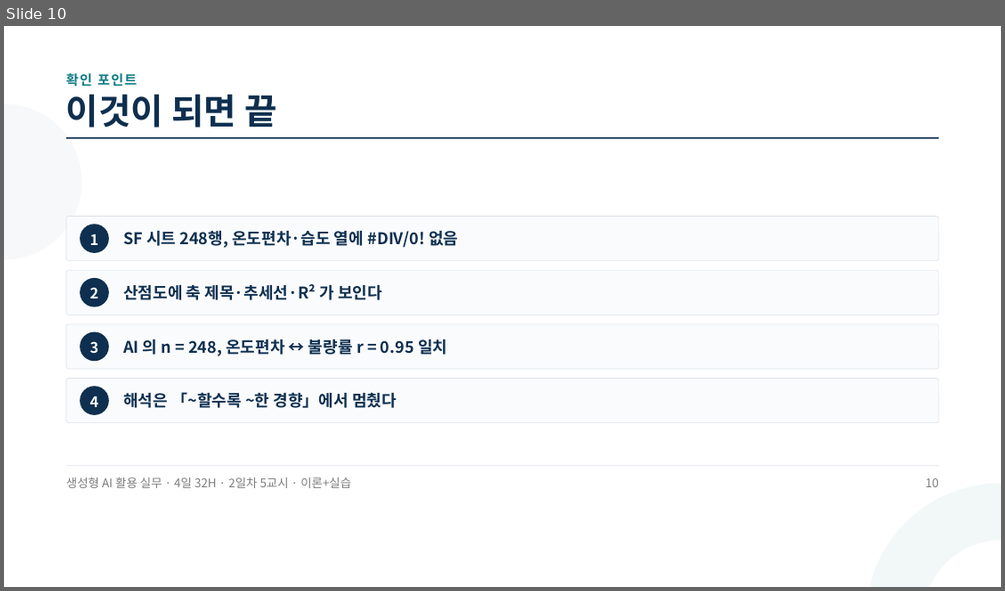
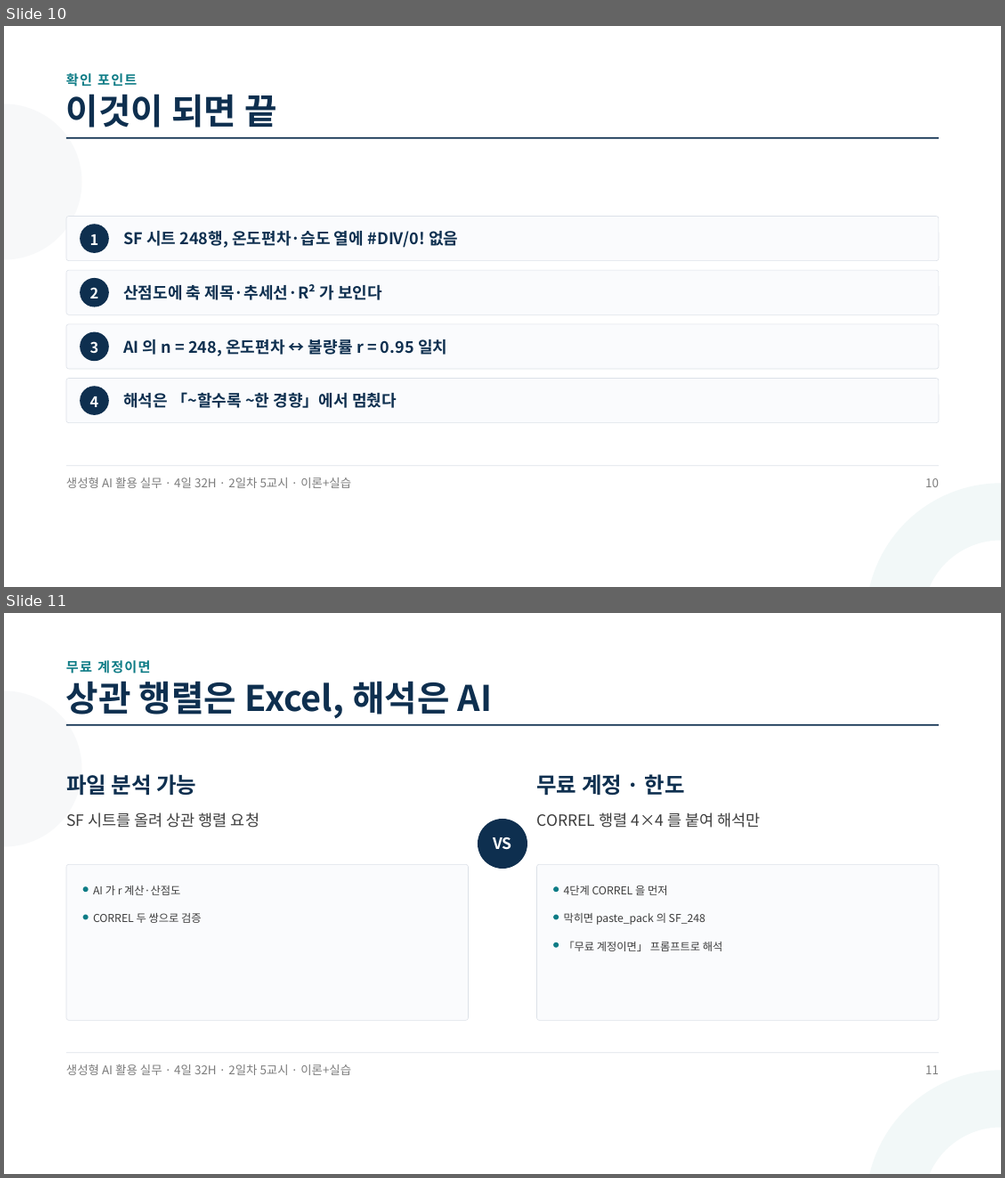
Before and after one commit to aebonlee/materials, a slide deck: knf/decks/d2p5.pptx. Shown one above the other, each under a label of ours: slide 10 before the commit, slides 10 and 11 after it. The pictures are 1005x591 and 1005x1178 pixels, drawn with LibreOffice and Linux fonts; fonts in the diff are those of the drawing. Boxes give left, top, right and bottom in pixels: in the first picture for what was removed or moved away, otherwise in the second. Text is boxed around its words. In the diff, an @@ line names an element or a change of style, - is before the commit and + after.

```diff
--- a/knf/decks/d2p5.pptx
+++ b/knf/decks/d2p5.pptx
@@ slide 11 added at (4, 613, 1001, 1174), background #FFFFFF @@
@@ text added at (66, 660, 151, 674), 19.5 pt, text #0E7C86, bold @@
+무료 계정이면
@@ ellipse added at (4, 690, 81, 846), fill #F7F8F9 @@
@@ text added at (66, 681, 493, 719), 51 pt, text #0E2F4F, bold @@
+상관 행렬은 Excel, 해석은 AI
@@ rectangle added at (66, 724, 938, 726), fill #0E2F4F @@
@@ text added at (66, 774, 196, 795), 31.5 pt, text #0E2F4F, bold @@
+파일 분석 가능
@@ text added at (536, 774, 685, 795), 31.5 pt, text #0E2F4F, bold @@
+무료 계정 · 한도
@@ text added at (66, 812, 259, 827), 22.5 pt, text #3D3D3D @@
+SF 시트를 올려 상관 행렬 요청
@@ ellipse added at (477, 819, 527, 868), fill #0E2F4F @@
@@ text added at (536, 812, 760, 827), 22.5 pt, text #3D3D3D @@
+CORREL 행렬 4×4 를 붙여 해석만
@@ text added at (493, 837, 512, 850), 22.5 pt, text #FFFFFF, bold @@
+VS
@@ rounded rectangle added at (66, 864, 468, 1020), fill #FAFBFD, outline #DCE1E8 0.75 pt @@
@@ rounded rectangle added at (537, 864, 938, 1020), fill #FAFBFD, outline #DCE1E8 0.75 pt @@
@@ ellipse added at (82, 886, 89, 892), fill #0E7C86 @@
@@ text added at (93, 885, 180, 895), 15.8 pt, text #3D3D3D @@
+AI 가 r 계산·산점도
@@ ellipse added at (553, 886, 558, 892), fill #0E7C86 @@
@@ text added at (564, 885, 668, 895), 15.8 pt, text #3D3D3D @@
+4단계 CORREL 을 먼저
@@ ellipse added at (82, 914, 89, 919), fill #0E7C86 @@
@@ text added at (93, 913, 202, 923), 15.8 pt, text #3D3D3D @@
+CORREL 두 쌍으로 검증
@@ ellipse added at (553, 914, 558, 919), fill #0E7C86 @@
@@ text added at (564, 913, 705, 925), 15.8 pt, text #3D3D3D @@
+막히면 paste_pack 의 SF_248
@@ ellipse added at (553, 942, 558, 948), fill #0E7C86 @@
@@ text added at (564, 941, 723, 951), 15.8 pt, text #3D3D3D @@
+「무료 계정이면」 프롬프트로 해석
@@ rectangle added at (66, 1052, 938, 1053), fill #DCE1E8 @@
@@ text added at (66, 1064, 351, 1075), 17.2 pt, text #7D7D7D @@
+생성형 AI 활용 실무 · 4일 32H · 2일차 5교시 · 이론+실습
@@ text added at (925, 1065, 938, 1074), 17.2 pt, text #7D7D7D @@
+11
@@ ellipse added at (866, 1070, 1001, 1174), fill #F2F8F8 @@
@@ ellipse added at (923, 1127, 1001, 1174), fill #FFFFFF @@
```
Also in this commit, not shown: 6 other files.
